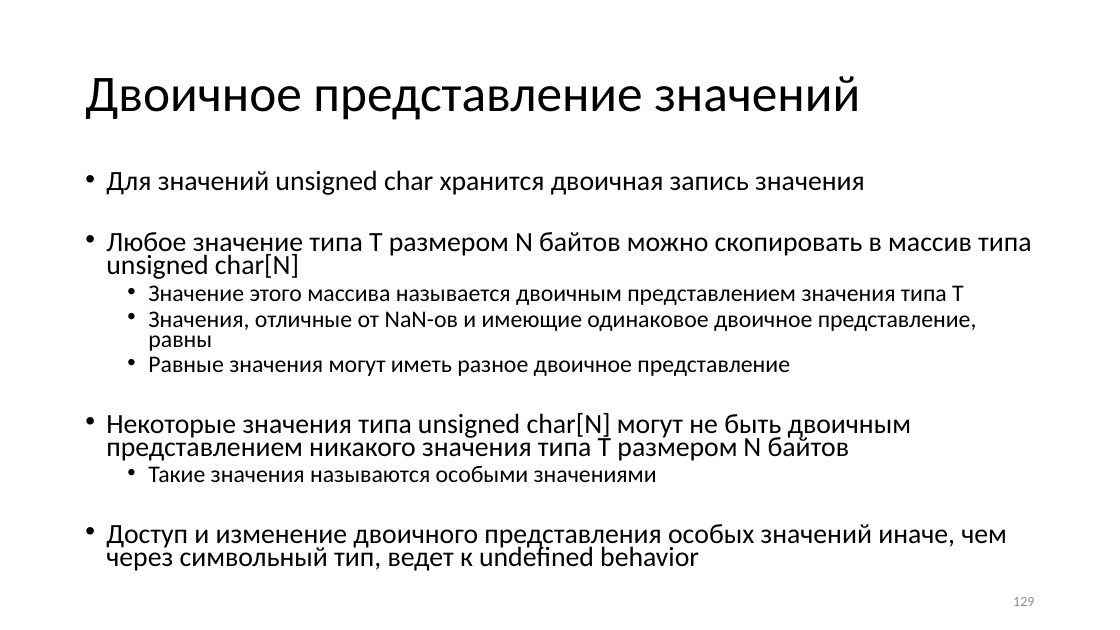
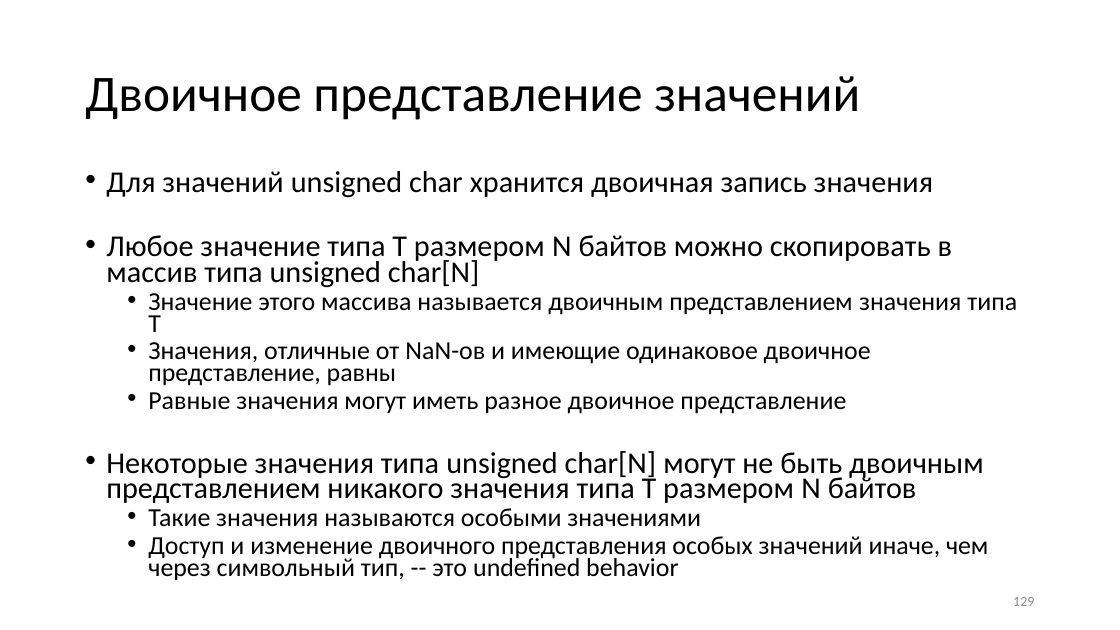
Before and after one commit to Evgueni-Petrov-aka-espetrov/Algorithms-and-Programming-in-C-pptx, a slide deck: slide 129 of 03.5 Типы языка С.pptx. Drawn at 1120x630 pixels with LibreOffice and Linux fonts; fonts in the diff are those of the drawing. Boxes give left, top, right and bottom in pixels: in the first picture for what was removed or moved away, otherwise in the second. Text is boxed around its words. In the diff, an @@ line names an element or a change of style, - is before the commit and + after.

```diff
--- a/03.5 Типы языка С.pptx
+++ b/03.5 Типы языка С.pptx
@@ text at (x1=106, y1=171, x2=1017, y2=526): size 23.8 to 25.9 pt in "Для значений unsigned char хранится двоичная запись ...", "Любое значение типа Т размером N байтов ...", "Некоторые значения типа unsigned char[N] могут не ..."; size 20.4 to 22.2 pt in "Значение этого массива называется двоичным представлением зн ...", "Значения, отличные от NaN-ов и имеющие одинаковое ...", "Равные значения могут иметь разное двоичное представление", "Такие значения называются особыми значениями" @@
@@ text at (x1=148, y1=536, x2=988, y2=581): text changed; size 23.8 to 22.2 pt @@
-• Доступ и изменение двоичного представления особых значений иначе, чем через символьный тип, ведет к undefined behavior
+  • Доступ и изменение двоичного представления особых значений иначе, чем через символьный тип, -- это undefined behavior
```
Also in this commit, not shown: 21 other slides changed, 4 slides added.
